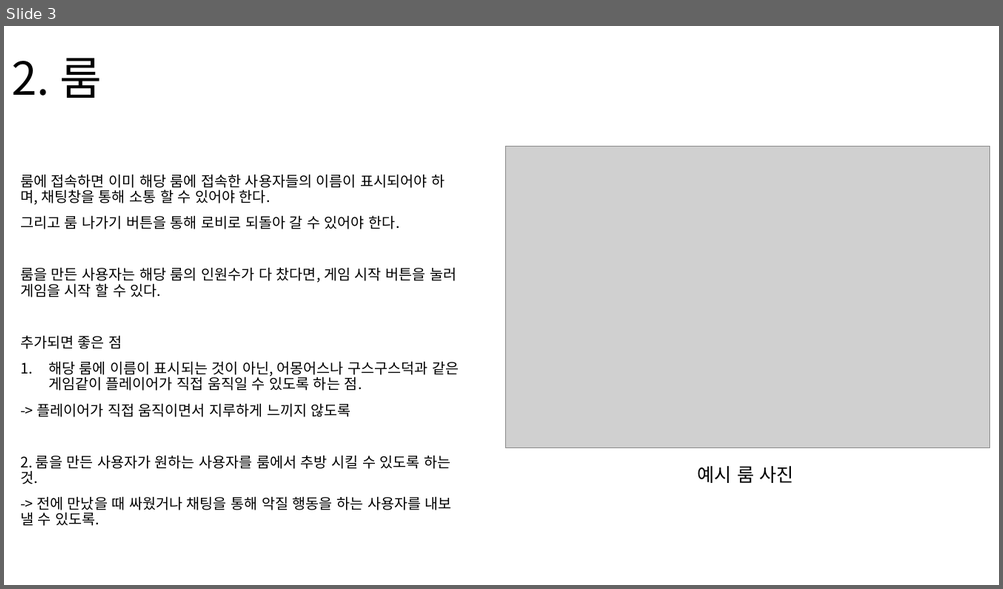
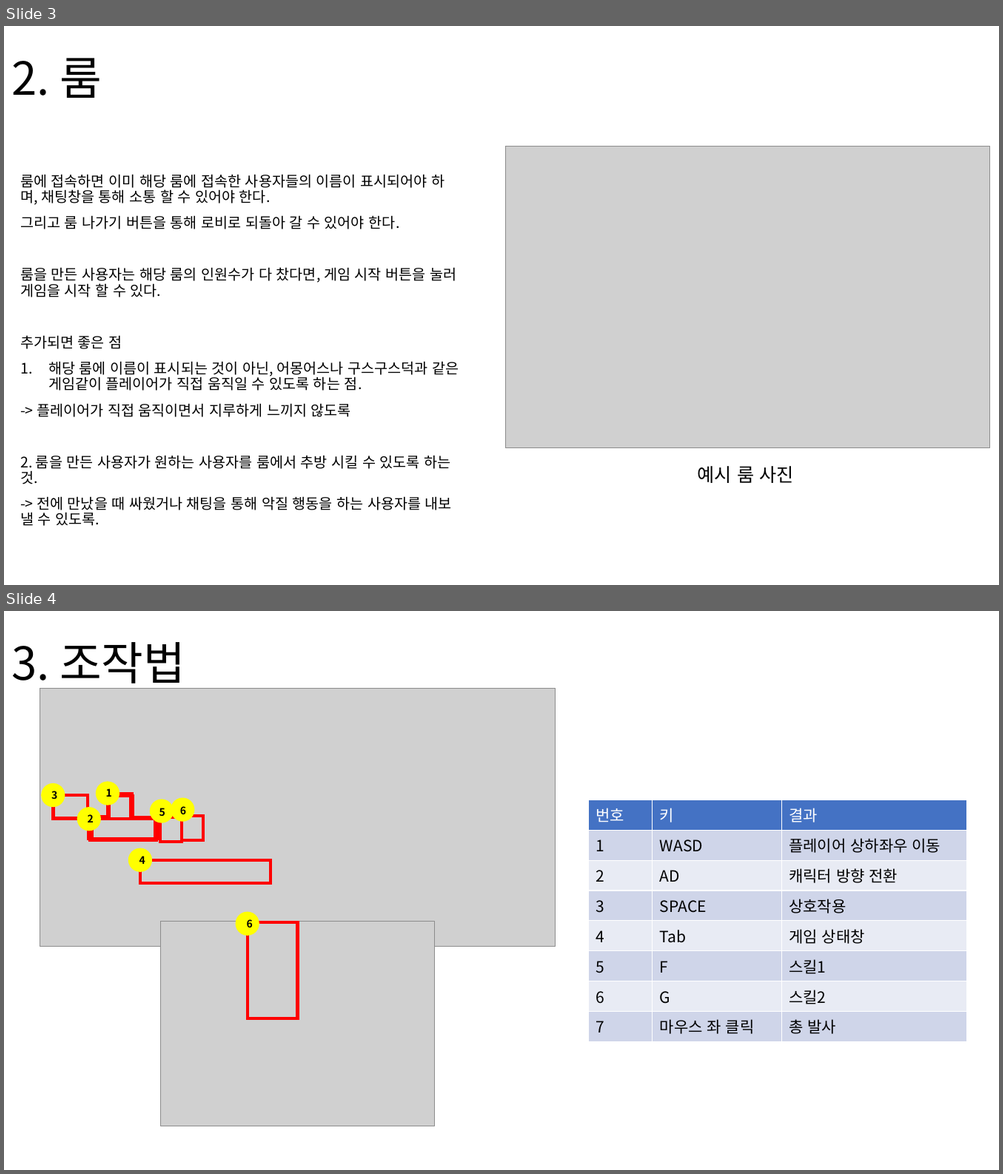
Before and after one commit to TRASHES0/MAFIA_60SECs, a slide deck: 기획/TRASHES 시스템 기획서.pptx. Shown one above the other, each under a label of ours: slide 3 before the commit, slides 3 and 4 after it. The pictures are 1003x589 and 1003x1174 pixels, drawn with LibreOffice and Linux fonts; fonts in the diff are those of the drawing; grey boxes stand for pictures. Boxes give left, top, right and bottom in pixels: in the first picture for what was removed or moved away, otherwise in the second. Text is boxed around its words. In the diff, an @@ line names an element or a change of style, - is before the commit and + after.

```diff
--- a/기획/TRASHES 시스템 기획서.pptx
+++ b/기획/TRASHES 시스템 기획서.pptx
@@ slide 4 added at (4,611,999,1170), background #FFFFFF @@
@@ title added at (11,642,185,692), 44 pt, text #000000 @@
+3. 조작법
@@ picture added at (40,689,555,947) @@
@@ ellipse added at (41,783,65,807), fill #FFFF00 @@
@@ text added at (51,791,57,799), 10 pt, text #000000, bold @@
+3
@@ rectangle added at (54,795,88,818), outline #FF0000 3 pt @@
@@ ellipse added at (77,807,101,831), fill #FFFF00 @@
@@ group added at (88,782,158,842): 8 lines, 1 ellipse, 1 text @@
+1
@@ ellipse added at (150,799,173,823), fill #FFFF00 @@
@@ text added at (159,808,165,816), 10 pt, text #000000, bold @@
+5
@@ ellipse added at (170,797,194,821), fill #FFFF00 @@
@@ text added at (180,806,186,815), 10 pt, text #000000, bold @@
+6
@@ table added at (588,800,967,1042), 8 rows, 3 columns @@
+번호 | 키 | 결과
+1 | WASD | 플레이어 상하좌우 이동
+2 | AD | 캐릭터 방향 전환
+3 | SPACE | 상호작용
+4 | Tab | 게임 상태창
+5 | F | 스킬1
+6 | G | 스킬2
+7 | 마우스 좌 클릭 | 총 발사
@@ text added at (88,815,94,823), 10 pt, text #000000, bold @@
+2
@@ rectangle added at (88,819,157,840), outline #FF0000 3 pt @@
@@ rectangle added at (161,817,182,843), outline #FF0000 3 pt @@
@@ rectangle added at (182,816,203,841), outline #FF0000 3 pt @@
@@ ellipse added at (128,849,152,872), fill #FFFF00, 10 pt, text #000000, bold @@
+4
@@ rectangle added at (141,860,270,883), outline #FF0000 3 pt @@
@@ picture added at (161,921,435,1127) @@
@@ ellipse added at (236,911,259,936), fill #FFFF00 @@
@@ text added at (247,920,253,928), 10 pt, text #000000, bold @@
+6
@@ rectangle added at (247,922,297,1019), outline #FF0000 3 pt @@
```
Also in this commit, not shown: 8 slides changed, 1 other slide added, 3 slides removed.
